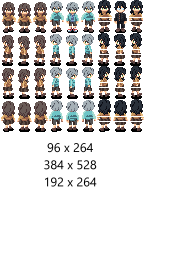
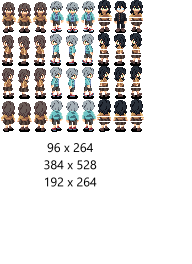
Comparing the layer stacks of the two w=192, h=264 images. Changes:
renamed "Amari Merged" to "Amari", painted on it over [3, 5, 96, 131]
painted on "Yume" over [3, 5, 96, 131]
